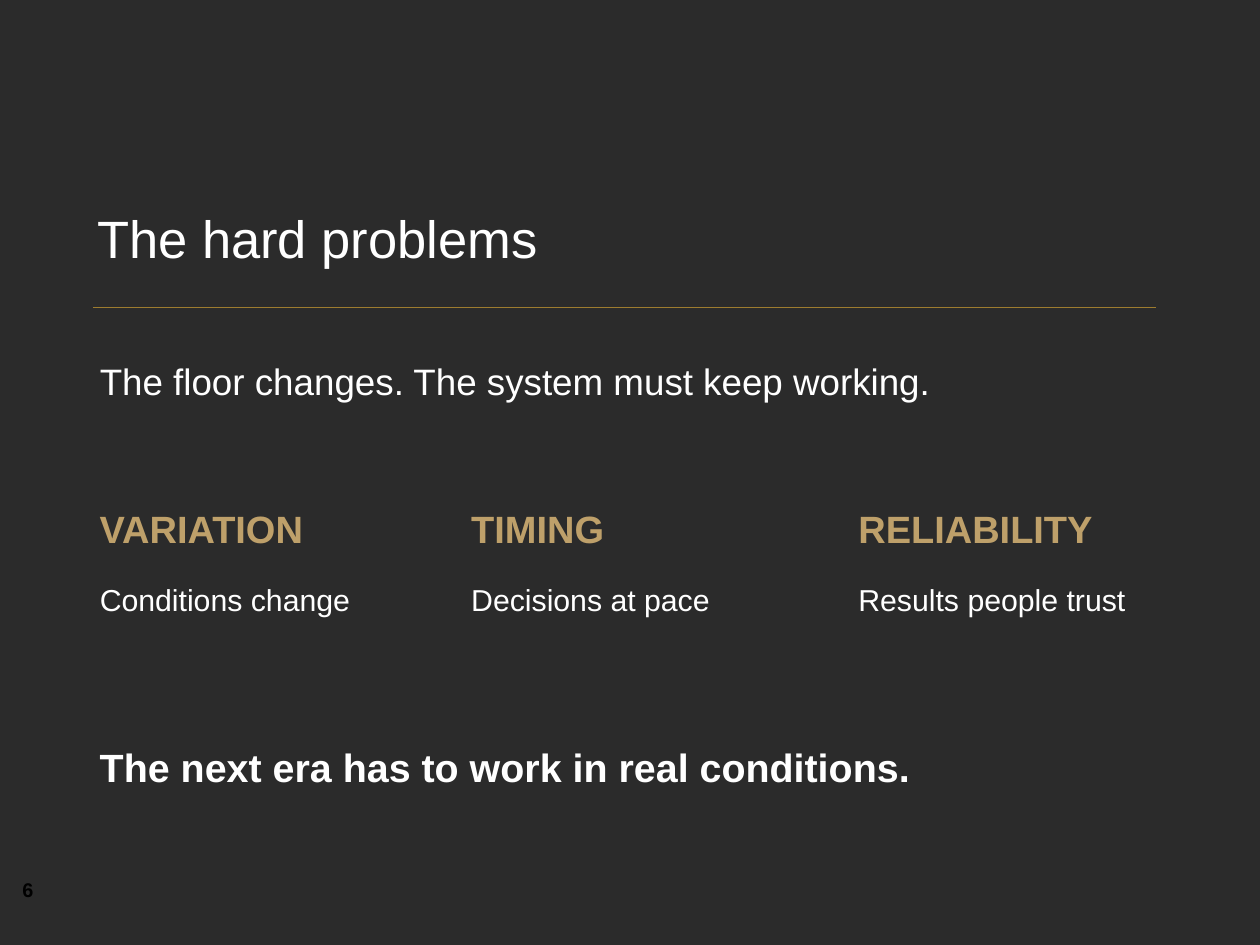
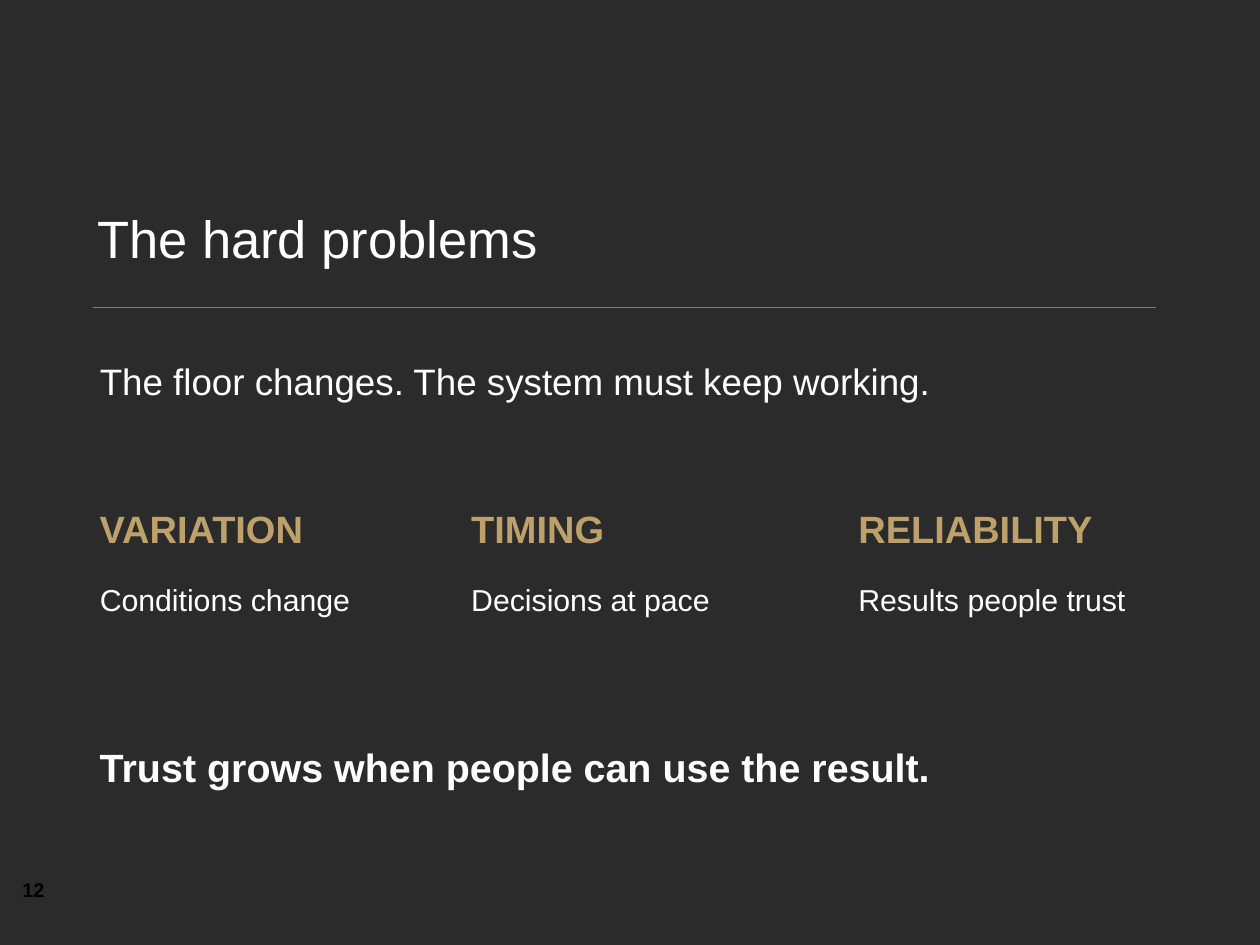
Before and after one commit to YeChamo/part-tracking-demo-ualr, a slide deck: slide 12 of docs/presentation/Engineering_at_The_Kinetic_Group.pptx (slide 6 before the commit). Drawn at 1260x945 pixels with LibreOffice and Linux fonts; fonts in the diff are those of the drawing; background and template pictures are left out; a plain dark background stands for a picture behind light text. Boxes give left, top, right and bottom in pixels: in the first picture for what was removed or moved away, otherwise in the second. Text is boxed around its words. In the diff, an @@ line names an element or a change of style, - is before the commit and + after.

```diff
--- a/docs/presentation/Engineering_at_The_Kinetic_Group.pptx
+++ b/docs/presentation/Engineering_at_The_Kinetic_Group.pptx
@@ text at bbox=[100, 753, 929, 790]: text changed @@
-The next era has to work in real conditions.
+Trust grows when people can use the result.
@@ text at bbox=[22, 884, 44, 897]: text changed @@
-6
+12
```
Also in this commit, not shown: 8 other slides changed, 6 slides added, 3 other files.
